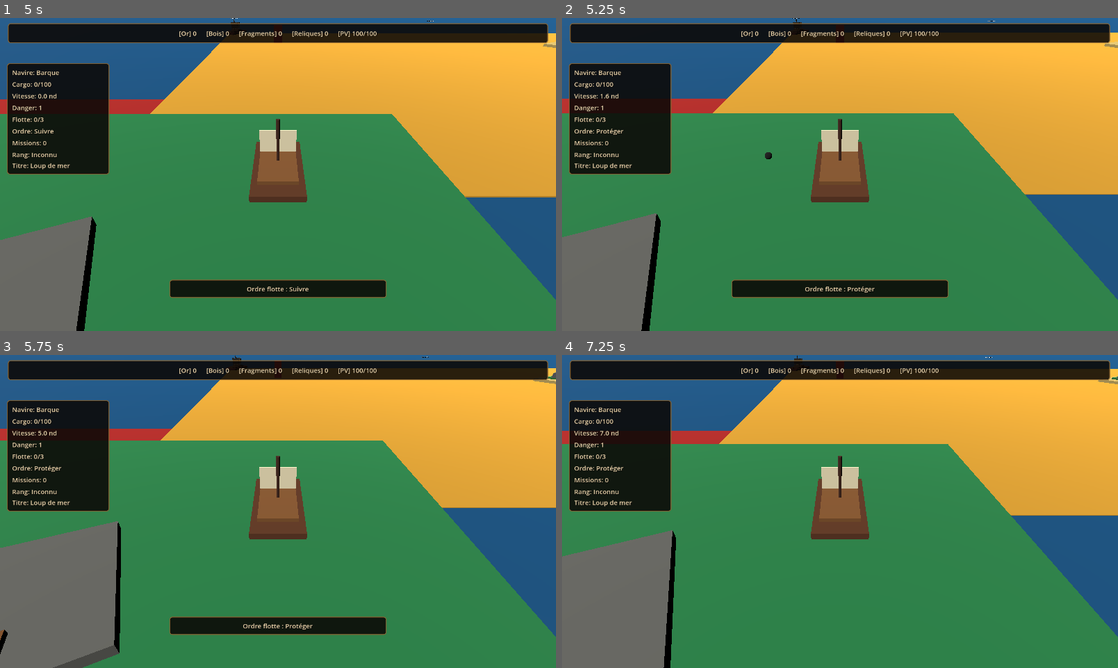
Above: before the commit, frames 1-4 (two rows, left to right).
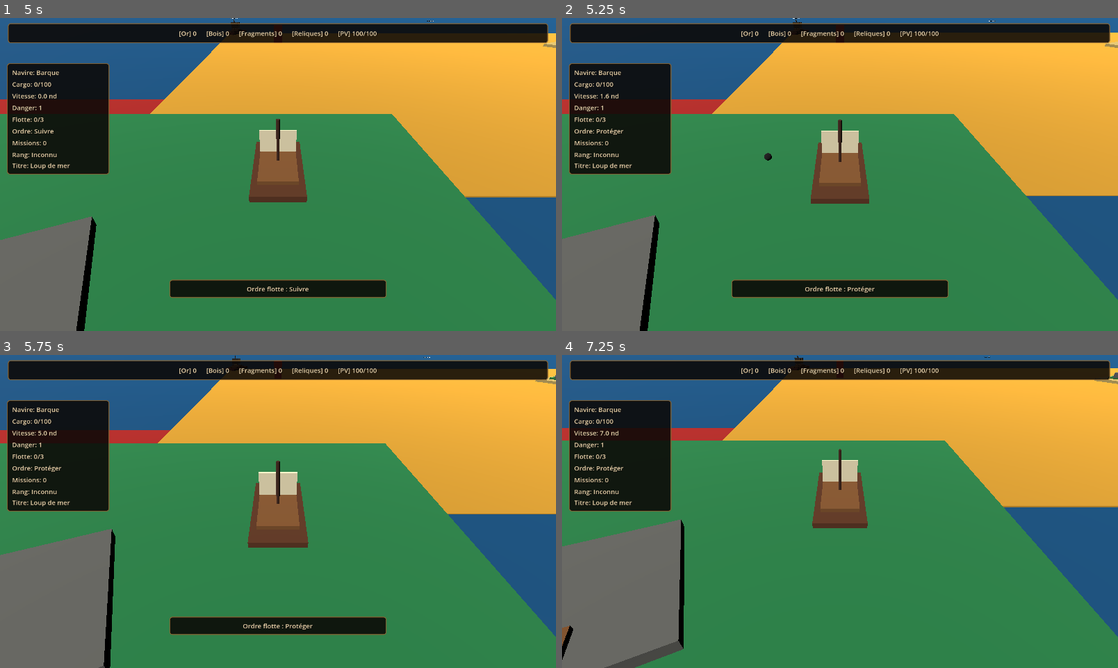
Above: after the commit, the same moments.

Repository: blou132/jeux-pirate
Game: Godot game, scene res://scenes/world/World.tscn
Two runs of this game, one before a commit and one after it. Both use one fixed random seed, a clock stepped at 60 frames per second and the inputs below.
Inputs (mouse positions are in pixels of both pictures, inside the frame that each line leads up to):
- Up to frame 1 (5 s): tap Enter at 0.5, 2, 3.5 s; move the mouse to (400, 158) at 0.52 s; hold D 0.53-1.25 s; tap R at 0.6 s; click (400, 158) at 0.67 s; tap Space at 1.25, 2.75, 4.25 s; drag from (166, 190) to (250, 237) at 1.27 s; move the mouse to (333, 105) at 2.02 s; hold D 2.03-2.75 s; hold Q 2.03-2.75 s; drag from (250, 237) to (111, 127) at 2.77 s; move the mouse to (444, 221) at 3.52 s; hold A 3.53-4.25 s; tap F at 3.6 s; drag from (111, 127) to (194, 96) at 4.27 s
- Up to frame 2 (5.25 s): move the mouse to (867, 174) at 5.02 s; hold S from 5.03 s (still down); tap H at 5.1 s; click (867, 174) at 5.17 s
- Up to frame 3 (5.75 s): keep holding S
- Up to frame 4 (7.25 s): release S at 5.75 s; drag from (756, 433) to (728, 527) at 5.77 s; move the mouse to (962, 495) at 6.52 s; hold W from 6.53 s (still down); tap E at 6.6 s

Frame 1 is identical in both runs. In frame 2, 0.7% of the frame differs, in the area x 0-100%, y 0-100%; in frame 3, 3.6%; in frame 4, 4.7%.

Commit message:
feat: add controllable player camera

Diff:
--- a/scenes/boats/PlayerBoat.tscn
+++ b/scenes/boats/PlayerBoat.tscn
@@ -1,7 +1,8 @@
-[gd_scene load_steps=14 format=3 uid="uid://player_boat_v01"]
+[gd_scene load_steps=15 format=3 uid="uid://player_boat_v01"]
 
 [ext_resource type="Script" path="res://scripts/boats/PlayerBoat.gd" id="1_player_boat"]
 [ext_resource type="Script" path="res://scripts/combat/CannonSystem.gd" id="2_cannon_system"]
+[ext_resource type="Script" path="res://scripts/camera/PlayerCamera.gd" id="3_player_camera"]
 
 [sub_resource type="StandardMaterial3D" id="StandardMaterial3D_hull"]
 albedo_color = Color(0.34, 0.18, 0.08, 1)
@@ -96,3 +97,4 @@
 rotation_degrees = Vector3(-35, 0, 0)
 current = true
 fov = 60.0
+script = ExtResource("3_player_camera")
--- /dev/null
+++ b/scripts/camera/PlayerCamera.gd
@@ -0,0 +1,62 @@
+class_name PlayerCamera
+extends Camera3D
+
+@export var follow_target_path: NodePath
+@export var follow_smoothing: float = 8.0
+@export var rotation_smoothing: float = 10.0
+
+var _target: Node3D
+var _base_local_offset: Vector3
+var _base_pitch_degrees: float
+
+
+func _ready() -> void:
+	_base_local_offset = position
+	_base_pitch_degrees = rotation_degrees.x
+	_target = _find_follow_target()
+	top_level = true
+
+	if _target != null:
+		global_position = _get_desired_position()
+		global_rotation = _get_desired_rotation()
+
+
+func _process(delta: float) -> void:
+	if not is_instance_valid(_target):
+		_target = _find_follow_target()
+	if _target == null:
+		return
+
+	var position_weight: float = _get_smoothing_weight(follow_smoothing, delta)
+	var rotation_weight: float = _get_smoothing_weight(rotation_smoothing, delta)
+	global_position = global_position.lerp(_get_desired_position(), position_weight)
+	global_rotation = global_rotation.lerp(_get_desired_rotation(), rotation_weight)
+
+
+func _find_follow_target() -> Node3D:
+	if not follow_target_path.is_empty():
+		var path_target := get_node_or_null(follow_target_path) as Node3D
+		if path_target != null:
+			return path_target
+
+	var parent_target := get_parent() as Node3D
+	if parent_target != null:
+		return parent_target
+
+	return get_tree().get_first_node_in_group("player") as Node3D
+
+
+func _get_desired_position() -> Vector3:
+	return _target.global_transform * _base_local_offset
+
+
+func _get_desired_rotation() -> Vector3:
+	return Vector3(
+		deg_to_rad(_base_pitch_degrees),
+		_target.global_rotation.y,
+		0.0
+	)
+
+
+func _get_smoothing_weight(smoothing: float, delta: float) -> float:
+	return 1.0 - exp(-maxf(0.0, smoothing) * delta)
